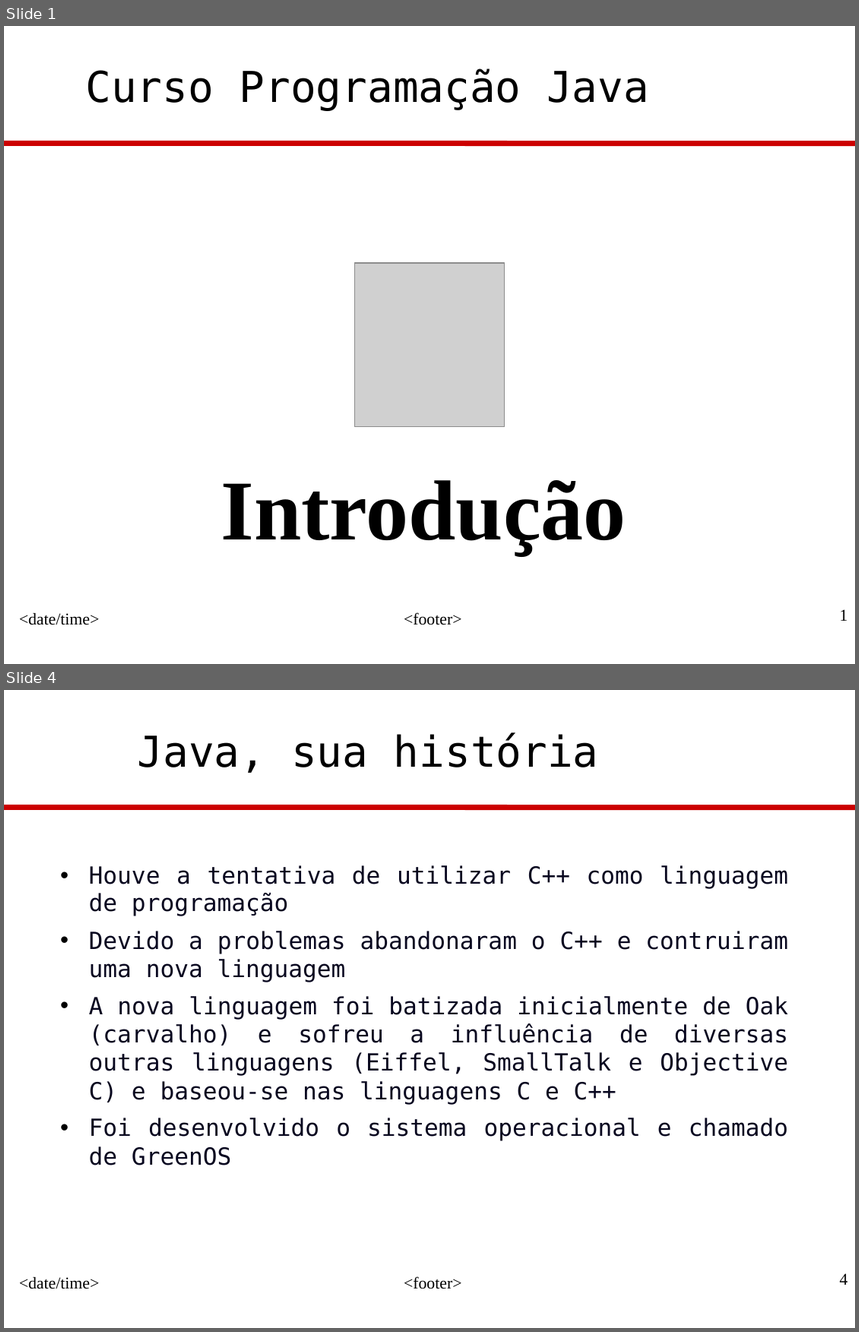
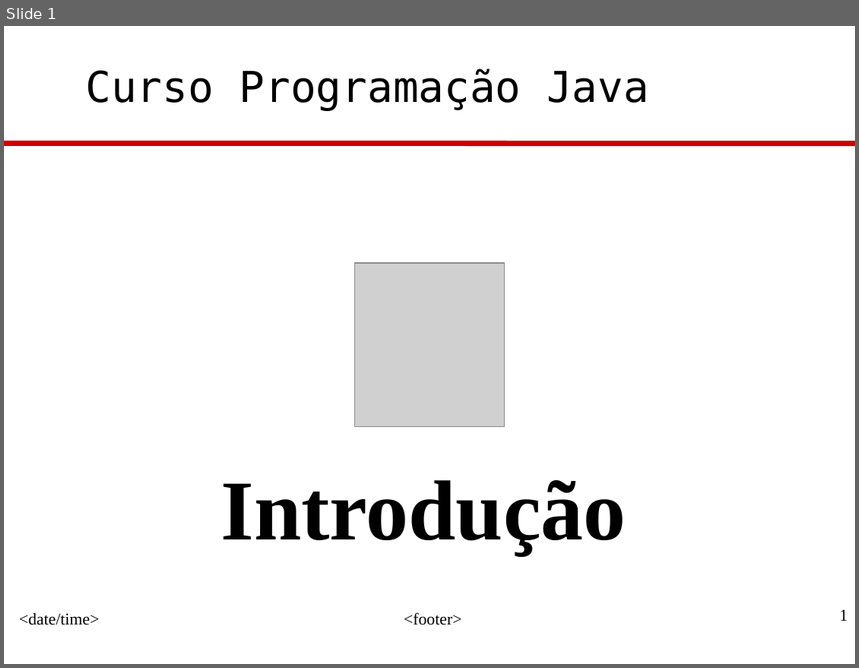
Before and after one commit to eaoliveira/DSJ-N1602, a slide deck: Professor/src/introducao/JavaProg-1-Introducao.ppt. Shown one above the other, each under a label of ours: slides 1 and 4 before the commit, slide 1 after it; the slides between them are not shown. The pictures are 859x1332 and 859x668 pixels, drawn with LibreOffice and Linux fonts; fonts in the diff are those of the drawing; grey boxes stand for pictures; background and template pictures are left out. Boxes give left, top, right and bottom in pixels: in the first picture for what was removed or moved away, otherwise in the second. Text is boxed around its words. In the diff, an @@ line names an element or a change of style, - is before the commit and + after.

```diff
--- a/Professor/src/introducao/JavaProg-1-Introducao.ppt
+++ b/Professor/src/introducao/JavaProg-1-Introducao.ppt
@@ slide 4 removed at [4, 690, 855, 1328], background #FFFFFF; not listed: 4 template elements that a slide beside it also shows @@
@@ text removed at [138, 733, 599, 773] @@
-Java, sua história
@@ text removed at [89, 866, 788, 1166] @@
-• Houve a tentativa de utilizar C++ como linguagem de programação
-• Devido a problemas abandonaram o C++ e contruiram uma nova linguagem
-• A nova linguagem foi batizada inicialmente de Oak (carvalho) e sofreu a influência de diversas outras linguagens (Eiffel, SmallTalk e Objective C) e baseou-se nas linguagens C e C++
-• Foi desenvolvido o sistema operacional e chamado de GreenOS
```
Also in this commit, not shown: 12 slides changed, 8 slides added, 16 other slides removed.
